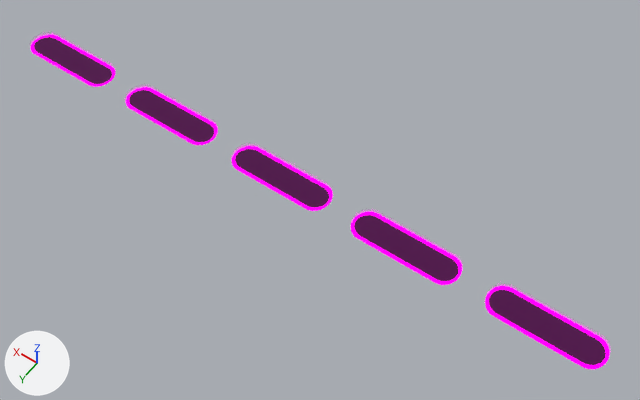
One commit to the Blender file blend/Baseweek Concert.blend: the scene before it, then after it.
One viewpoint serves both versions: a camera (50 mm lens) standing at (-2.46, 0.39, 4.7) and looking at (-0.29, -2.65, -0.07). Every picture has the same lights, and +X, +Y and +Z are marked at lower left. The same objects are shown in both versions, whatever each file hides.

The first picture shows 'Smashers'.
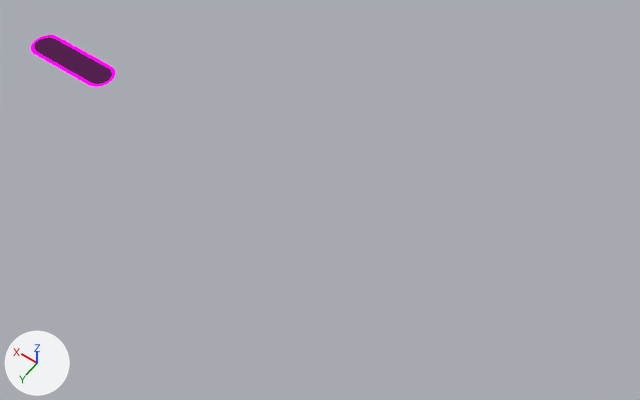
Commit message: new smasher assets

Where the newer file only moved an object's origin or applied its transform, the numbers keep the older frame.

Location of each change, (x1, y1, x2, y2) in pixels of the pictures (640 x 400 px):
'Smashers', reshaped, modifiers changed (85% narrower, 84% shorter): before (31, 35, 610, 369); after (31, 35, 116, 87)

What the commit changed:
me_cylinder_003 is used by ob_smashers; location (2.0, -2.58, -0.278); scale (1.0, 1.4, 1.0).
me_cylinder_003 had 102 vertices, 69 faces and spanned x -0.399..0.399, y -0.102..0.074, z 0.288..0.328.
me_cylinder_003 now has 68 vertices, 100 faces and spans x -0.399..0.399, y -0.102..0.074, z 0.288.
Part 1, on me_cylinder_003:
34 vertices are removed from x -0.399..0.399, y -0.102..0.074, z 0.328.
69 faces are deleted.
68 new faces join them, mat_smasher_outer (pink #ff00ee).
32 new faces join them, mat_smasher_inner (dark purple #4e0049).
me_cylinder_003 no longer uses material mat_smasher_glow.
Object 'Smashers' (ob_smashers) loses its ARRAY modifier named 'Array'.
Modifier setting removed (it was count = 5).
Modifier setting removed (it was use_constant_offset = True).
Modifier setting removed (it was constant_offset_displace = (-1.0, 0.0, 0.0)).
Modifier setting removed (it was use_relative_offset = False).
Modifier setting removed (it was relative_offset_displace = (-1.0, 0.0, 0.0)).
